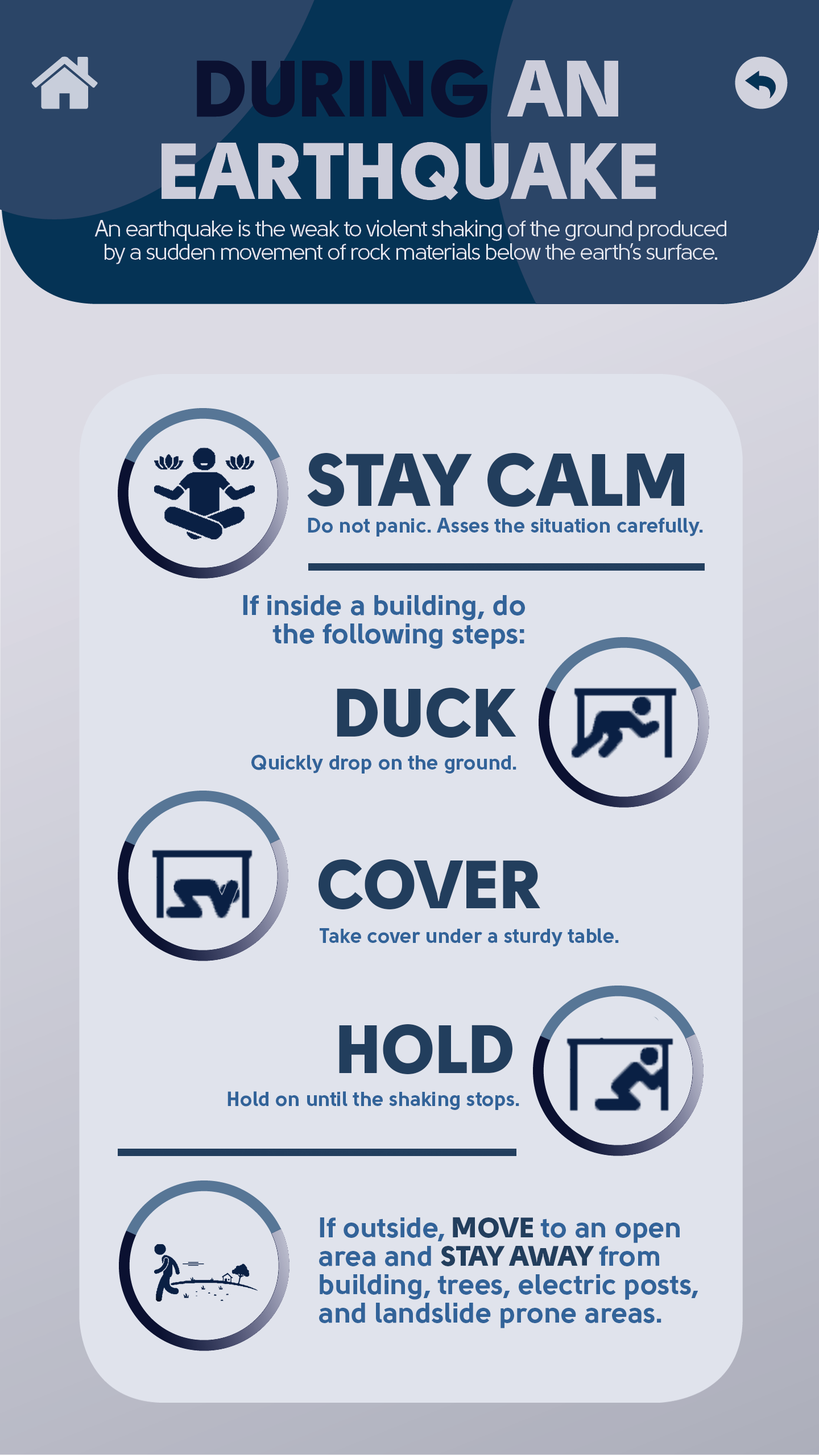
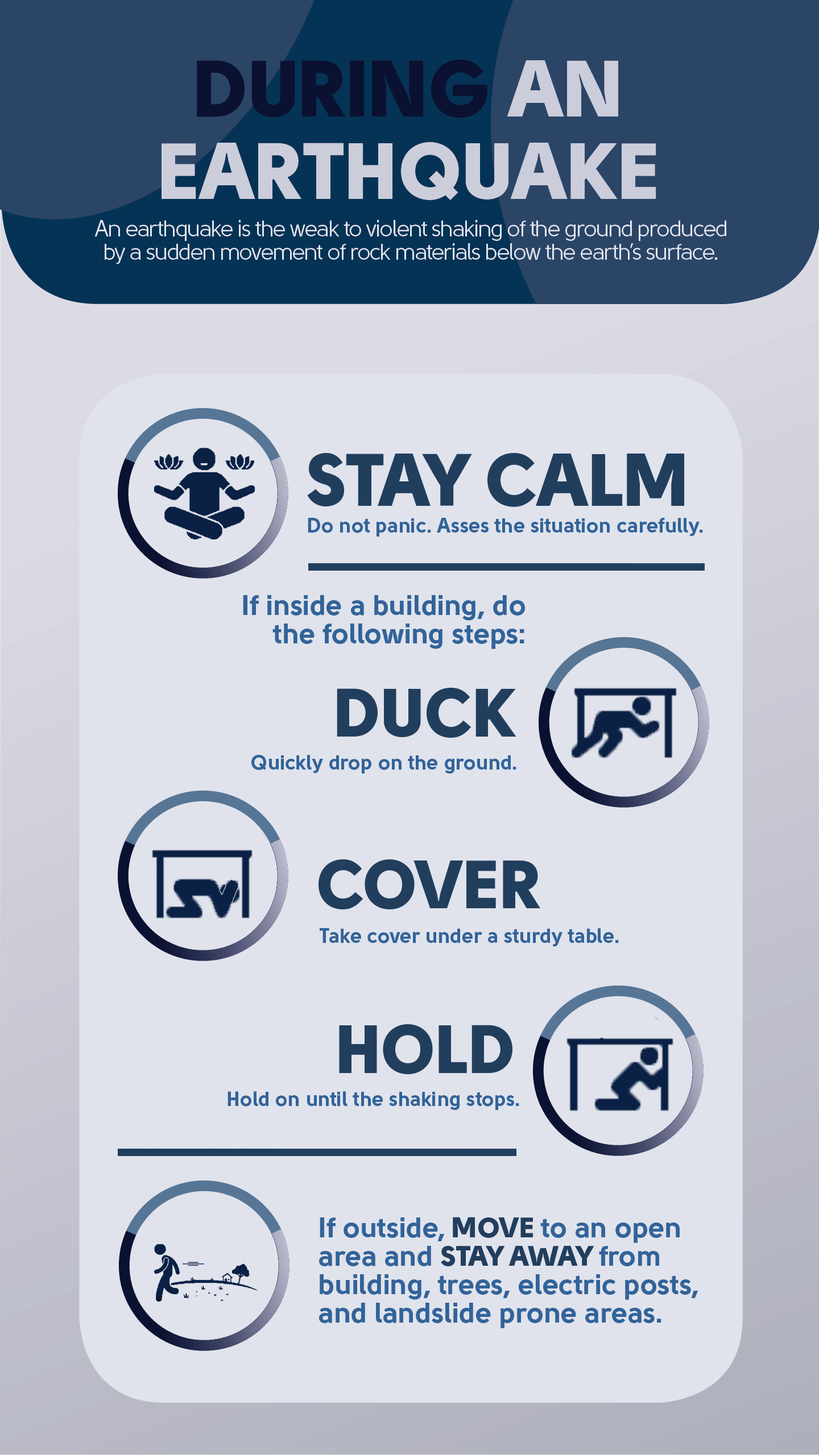
Comparing the layer stacks of the two 819 × 1455 images. Changes:
hid "home" over (x1=31, y1=56, x2=98, y2=110)
hid "back" over (x1=734, y1=56, x2=788, y2=110)
